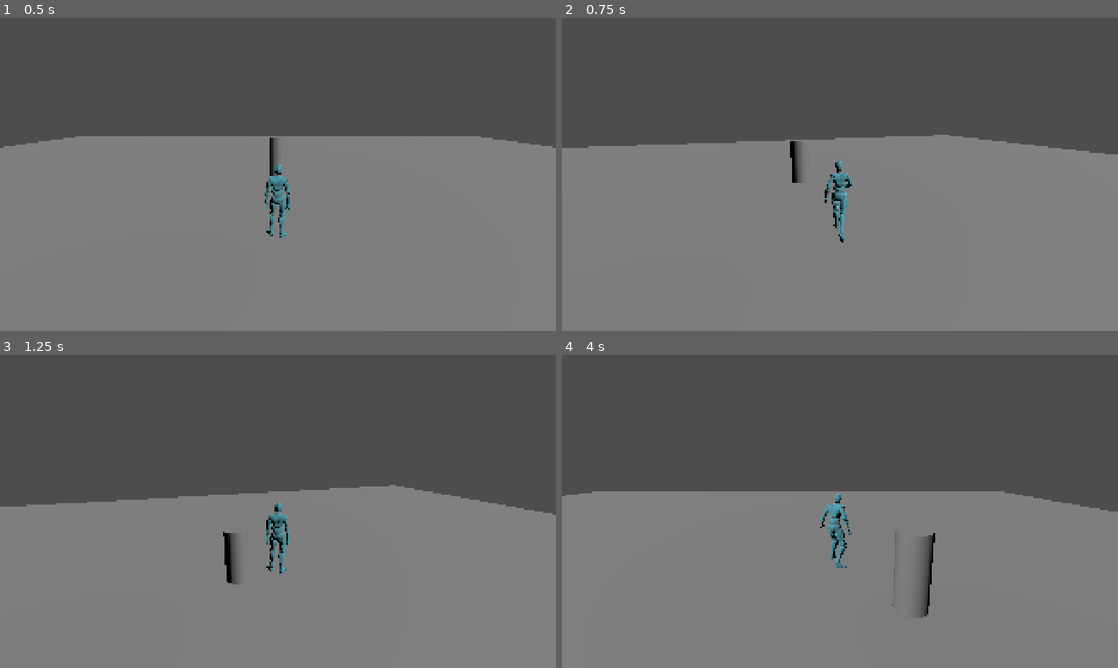
Above: before the commit, frames 1-4 (two rows, left to right).
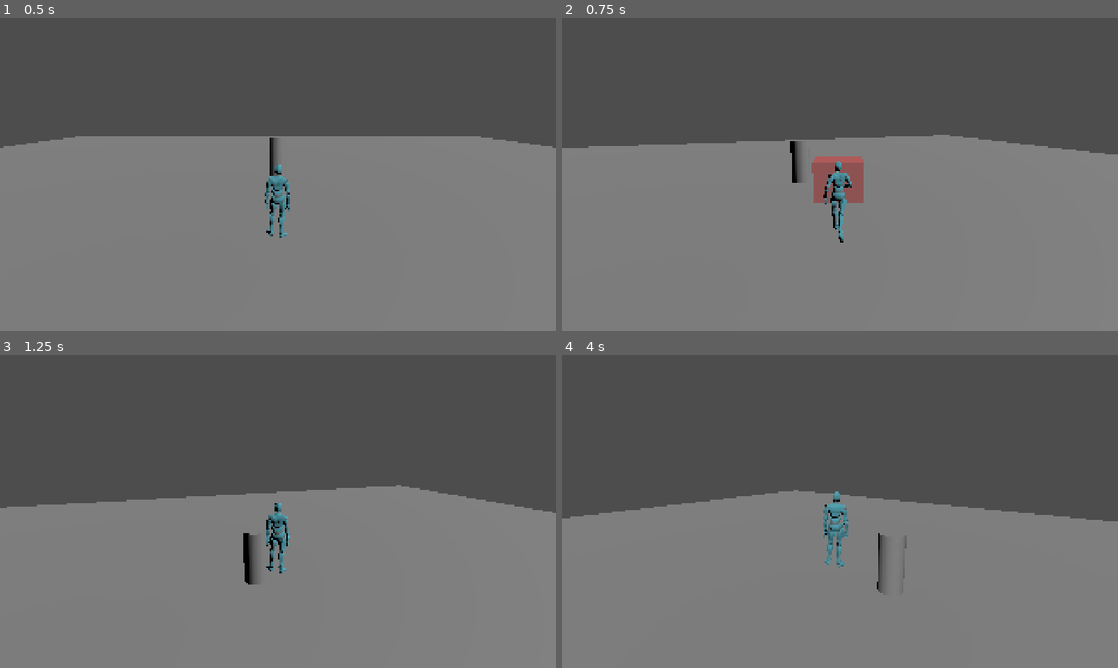
Above: after the commit, the same moments.

Repository: shroomiemies/GodscarCombatLab
Game: Godot game, scene res://scenes/tests/TestArena_Main.tscn
Two runs of this game, one before a commit and one after it. Both use one fixed random seed, a clock stepped at 60 frames per second and the inputs below.
Inputs (mouse positions are in pixels of both pictures, inside the frame that each line leads up to):
- Up to frame 1 (0.5 s): no input
- Up to frame 2 (0.75 s): tap Enter at 0.5 s; move the mouse to (867, 174) at 0.52 s; press the mouse at (867, 174) at 0.53 s; hold W (move_forward) from 0.53 s (still down)
- Up to frame 3 (1.25 s): keep holding W (move_forward); tap Space (jump) at 0.77 s
- Up to frame 4 (4 s): keep holding W (move_forward); move the mouse to (812, 511) at 1.27 s; release the mouse at (812, 511) at 1.28 s; tap Tab (lock_on) at 1.35 s; tap Space (jump) at 1.52, 3.02, 3.77 s; move the mouse to (851, 505) at 2.02 s; hold Shift (sprint) 2.03-2.78 s; move the mouse to (834, 517) at 2.77 s; click (834, 517) at 2.85 s; move the mouse to (878, 514) at 3.52 s; hold Tab (lock_on) from 3.53 s (still down)

Frame 1 is identical in both runs. In frame 2, 1.3% of the frame differs, in the area x 13-55%, y 40-72%; in frame 3, 1.0%; in frame 4, 5.0%, in the area x 0-100%, y 43-84%.

Commit message:
Basic hitbox framework

Diff:
--- /dev/null
+++ b/art/materials/debug/hitbox_active.tres
@@ -0,0 +1,5 @@
+[gd_resource type="StandardMaterial3D" format=3 uid="uid://dd430t8e5vb08"]
+
+[resource]
+transparency = 1
+albedo_color = Color(1, 0, 0, 0.39215687)
--- a/combat/attacks/sword/sword_basic_01.tres
+++ b/combat/attacks/sword/sword_basic_01.tres
@@ -1,12 +1,15 @@
 [gd_resource type="Resource" script_class="AttackData" format=3 uid="uid://t6o74g0evcwl"]
 
 [ext_resource type="Script" uid="uid://c42vo4ptgbva7" path="res://scripts/combat/data/AttackData.gd" id="1_dcgc0"]
+[ext_resource type="Script" uid="uid://2capoepq10aa" path="res://scripts/combat/data/HitVolumeData.gd" id="1_e3ngp"]
+[ext_resource type="Resource" uid="uid://c34mx8o0eon3d" path="res://combat/hit_volumes/sword/sword_basic_01_box.tres" id="2_ru8kh"]
 
 [resource]
 script = ExtResource("1_dcgc0")
 attack_id = &"sword_basic_01"
 movement_lock_strength = 0.8
-local_displacement = Vector3(-0.25, 0, -0.05)
+local_displacement = Vector3(-0.8, 0, -0.1)
 displacement_start_time = 0.18
 displacement_end_time = 0.5
+hit_volumes = Array[ExtResource("1_e3ngp")]([ExtResource("2_ru8kh")])
 metadata/_custom_type_script = "uid://c42vo4ptgbva7"
--- /dev/null
+++ b/combat/hit_volumes/sword/sword_basic_01_box.tres
@@ -0,0 +1,8 @@
+[gd_resource type="Resource" script_class="HitVolumeData" format=3 uid="uid://c34mx8o0eon3d"]
+
+[ext_resource type="Script" uid="uid://2capoepq10aa" path="res://scripts/combat/data/HitVolumeData.gd" id="1_2ifju"]
+
+[resource]
+script = ExtResource("1_2ifju")
+box_size = Vector3(1.2, 1, 0.8)
+metadata/_custom_type_script = "uid://2capoepq10aa"
--- a/scenes/actors/player/Player.tscn
+++ b/scenes/actors/player/Player.tscn
@@ -31,6 +31,8 @@
 [ext_resource type="AnimationLibrary" uid="uid://dev3je8hujepm" path="res://art/characters/player_placeholder/mixamo_blue_male/animations/Standing Dodge Right.fbx" id="33_y5gqk"]
 [ext_resource type="AnimationLibrary" uid="uid://bry1pmh13opo8" path="res://art/characters/player_placeholder/mixamo_blue_male/animations/Standing Up.fbx" id="34_6px3x"]
 [ext_resource type="Script" uid="uid://d4jvq26gqv0e" path="res://scripts/combat/targeting/TargetingController.gd" id="34_tfhuq"]
+[ext_resource type="Script" uid="uid://ddyrmeg07lcex" path="res://scripts/hit_detection/HitboxEmitter.gd" id="34_wg8uo"]
+[ext_resource type="Material" uid="uid://dd430t8e5vb08" path="res://art/materials/debug/hitbox_active.tres" id="35_2xlsc"]
 [ext_resource type="PackedScene" uid="uid://dqpwsyowmy4c2" path="res://scenes/debug/TargetMarker.tscn" id="35_86qw2"]
 [ext_resource type="AnimationLibrary" uid="uid://bc8oyfk1wld4i" path="res://art/characters/player_placeholder/mixamo_blue_male/animations/Sword And Shield Idle.fbx" id="35_r6xt7"]
 [ext_resource type="AnimationLibrary" uid="uid://ccx2rpxkrgh0v" path="res://art/characters/player_placeholder/mixamo_blue_male/animations/Sword And Shield Slash.fbx" id="36_yaggx"]
@@ -533,7 +535,9 @@
 
 [node name="LeftHandSocket" type="Node3D" parent="CombatRoot" unique_id=504085768]
 
-[node name="HitBoxRoot" type="Node3D" parent="CombatRoot" unique_id=1762749112]
+[node name="HitboxEmitter" type="Node3D" parent="CombatRoot" unique_id=1762749112]
+script = ExtResource("34_wg8uo")
+debug_material = ExtResource("35_2xlsc")
 
 [node name="VFXRoot" type="Node3D" parent="CombatRoot" unique_id=1376071995]
 
@@ -548,9 +552,10 @@
 animation_player = NodePath("../VisualRoot/PlayerVisual/CharacterModel/AnimationPlayer")
 animation_tree = NodePath("../VisualRoot/PlayerVisual/CharacterModel/AnimationTree")
 
-[node name="CombatController" type="Node" parent="." unique_id=2131586980]
+[node name="CombatController" type="Node" parent="." unique_id=2131586980 node_paths=PackedStringArray("hitbox_emitter")]
 script = ExtResource("37_sbx71")
 default_attack = ExtResource("38_r01j6")
+hitbox_emitter = NodePath("../CombatRoot/HitboxEmitter")
 
 [editable path="VisualRoot/PlayerVisual"]
 [editable path="VisualRoot/PlayerVisual/CharacterModel"]
--- a/scripts/combat/CombatController.gd
+++ b/scripts/combat/CombatController.gd
@@ -13,6 +13,7 @@
 signal attack_finished()
 
 @export var default_attack: AttackData
+@export var hitbox_emitter: HitboxEmitter
 
 var combat_state: CombatState = CombatState.IDLE
 var current_attack: AttackData
@@ -28,6 +29,7 @@
 	attack_time += delta
 	_update_attack_phase()
 	_update_attack_motion_velocity(delta)
+	_update_hitboxes()
 
 func can_start_attack() -> bool:
 	return combat_state == CombatState.IDLE
@@ -101,6 +103,7 @@
 	current_attack = null
 	attack_time = 0.0
 
+	_clear_hitboxes()
 	attack_finished.emit()
 
 func is_attacking() -> bool:
@@ -158,3 +161,15 @@
 
 func get_attack_motion_velocity() -> Vector3:
 	return attack_motion_velocity
+
+func _update_hitboxes() -> void:
+	if hitbox_emitter == null:
+		return
+
+	hitbox_emitter.show_hit_volumes(current_attack, attack_time)
+
+func _clear_hitboxes() -> void:
+	if hitbox_emitter == null:
+		return
+
+	hitbox_emitter.clear_debug_hitboxes()
--- a/scripts/combat/data/AttackData.gd
+++ b/scripts/combat/data/AttackData.gd
@@ -21,3 +21,6 @@
 
 @export_group("Animation")
 @export var animation_name: StringName = &""
+
+@export_group("Hit Volumes")
+@export var hit_volumes: Array[HitVolumeData] = []
--- /dev/null
+++ b/scripts/combat/data/HitVolumeData.gd
@@ -0,0 +1,27 @@
+class_name HitVolumeData
+extends Resource
+
+enum ShapeType {
+	BOX,
+	SPHERE,
+	CAPSULE,
+}
+
+@export var shape_type: ShapeType = ShapeType.BOX
+
+@export_group("Timing")
+@export var start_time: float = 0.18
+@export var end_time: float = 0.34
+
+@export_group("Transform")
+@export var local_position: Vector3 = Vector3(0.0, 1.0, -1.0)
+@export var local_rotation_degrees: Vector3 = Vector3.ZERO
+
+@export_group("Shape Size")
+@export var box_size: Vector3 = Vector3(1.0, 1.0, 1.0)
+@export var sphere_radius: float = 0.5
+@export var capsule_radius: float = 0.35
+@export var capsule_height: float = 1.2
+
+@export_group("Debug")
+@export var debug_visible: bool = true
--- /dev/null
+++ b/scripts/hit_detection/HitboxEmitter.gd
@@ -0,0 +1,65 @@
+class_name HitboxEmitter
+extends Node3D
+
+@export var debug_material: Material
+
+var active_debug_meshes: Array[Node3D] = []
+
+func clear_debug_hitboxes() -> void:
+	for mesh in active_debug_meshes:
+		if is_instance_valid(mesh):
+			mesh.queue_free()
+
+	active_debug_meshes.clear()
+
+func show_hit_volumes(attack_data: AttackData, attack_time: float) -> void:
+	clear_debug_hitboxes()
+
+	if attack_data == null:
+		return
+
+	for hit_volume in attack_data.hit_volumes:
+		if hit_volume == null:
+			continue
+
+		if attack_time < hit_volume.start_time:
+			continue
+
+		if attack_time > hit_volume.end_time:
+			continue
+
+		_spawn_debug_mesh(hit_volume)
+
+func _spawn_debug_mesh(hit_volume: HitVolumeData) -> void:
+	if not hit_volume.debug_visible:
+		return
+
+	var mesh_instance := MeshInstance3D.new()
+	mesh_instance.name = "DebugHitVolume"
+
+	match hit_volume.shape_type:
+		HitVolumeData.ShapeType.BOX:
+			var box_mesh := BoxMesh.new()
+			box_mesh.size = hit_volume.box_size
+			mesh_instance.mesh = box_mesh
+
+		HitVolumeData.ShapeType.SPHERE:
+			var sphere_mesh := SphereMesh.new()
+			sphere_mesh.radius = hit_volume.sphere_radius
+			mesh_instance.mesh = sphere_mesh
+
+		HitVolumeData.ShapeType.CAPSULE:
+			var capsule_mesh := CapsuleMesh.new()
+			capsule_mesh.radius = hit_volume.capsule_radius
+			capsule_mesh.height = hit_volume.capsule_height
+			mesh_instance.mesh = capsule_mesh
+
+	if debug_material != null:
+		mesh_instance.material_override = debug_material
+
+	add_child(mesh_instance)
+
+	mesh_instance.position = hit_volume.local_position
+	mesh_instance.rotation_degrees = hit_volume.local_rotation_degrees
+
+	active_debug_meshes.append(mesh_instance)
Not shown, added: scripts/combat/data/HitVolumeData.gd.uid
Not shown, added: scripts/hit_detection/HitboxEmitter.gd.uid
